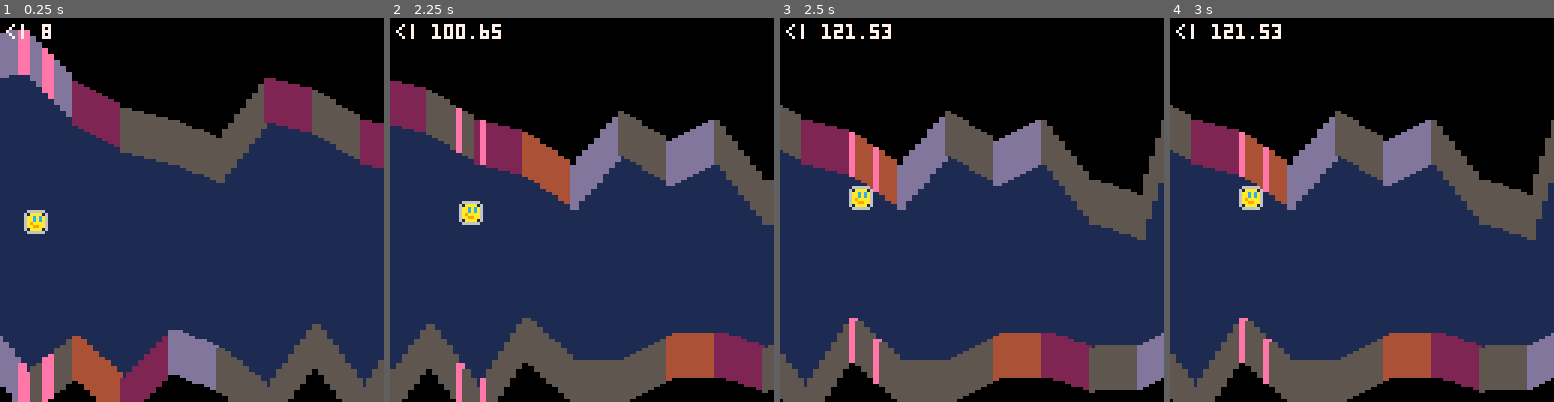
Above: before the commit, frames 1-4 (left to right).
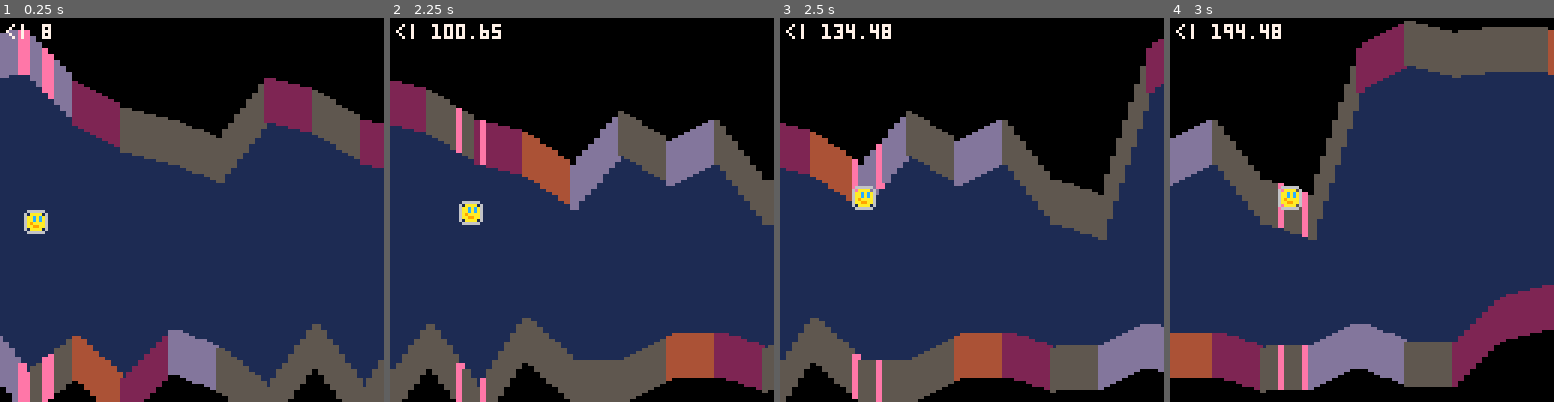
Above: after the commit, the same moments.

Repository: broquaint/pico8-carts
Game: PICO-8 cartridge eggjam3.p8
Two runs of this game, one before a commit and one after it. Both use one fixed random seed, a clock stepped at 60 frames per second and the inputs below.
Inputs:
- Up to frame 1 (0.25 s): no input
- Up to frame 2 (2.25 s): tap X (X key) at 0.33, 1.07, 1.85 s; tap O (Z key) at 0.7, 1.7, 2.1 s; hold Right 1.6-2.1 s; hold Up from 2.15 s (still down)
- Up to frame 3 (2.5 s): release Up at 2.42 s; hold Right from 2.47 s (still down)
- Up to frame 4 (3 s): keep holding Right; tap O (Z key) at 2.5, 2.9 s; tap X (X key) at 2.97 s

Frames 1-2 are identical in both runs. In frame 3, 29% of the frame differs, in the area x 0-100%, y 1-100%; in frame 4, 47%, in the area x 0-100%, y 0-100%.

Commit message:
Account for depth in collision code
Definitely feels more natural being able to move into that space.

Diff:
--- a/eggjam3.p8
+++ b/eggjam3.p8
@@ -58,6 +58,9 @@
 g_max_speed = 5
 g_min_speed = 1
 
+-- td = terrain_depth
+g_td = 15
+
 function did_collide(terr, x, y, test)
    local px0 = x + cam_x
    local px1 = px0 + 8
@@ -75,9 +78,10 @@
 
 function did_collide_up(x, y)
    local function coll_test(pos, px0, px1, py0, py1)
+      local pos_top = max(1, pos.y - g_td)
       return ((px0 >= pos.x and px0 <= (pos.x+2))
            or (px1 >= pos.x and px1 <= (pos.x+2)))
-         and py0 < pos.y
+         and py0 < pos_top
    end
 
    return did_collide(terrain.up, x, y, coll_test)
@@ -85,9 +89,10 @@
 
 function did_collide_down(x, y)
    local function coll_test(pos, px0, px1, py0, py1)
+      local pos_top = pos.y - g_td
       return ((px0 >= pos.x and px0 <= (pos.x+2))
            or (px1 >= pos.x and px1 <= (pos.x+2)))
-         and py1 > (128-pos.y)
+         and py1 > (128-pos_top)
    end
 
    return did_collide(terrain.down, x, y, coll_test)
@@ -152,11 +157,11 @@
 
    draw_terrain(terrain.up, function(x, y, colour)
                    rectfill(x, 0, x+2, y, colour)
-                   rectfill(x, 0, x+2, y-15, black)
+                   rectfill(x, 0, x+2, y-g_td, black)
    end)
    draw_terrain(terrain.down, function(x, y, colour)
                    rectfill(x, 128, x+2, 128-y, colour)
-                   rectfill(x, 128, x+2, 128-(y-15), black)
+                   rectfill(x, 128, x+2, 128-(y-g_td), black)
    end)
 
    -- line(0, 64, 128+cam_x, 64, yellow)
